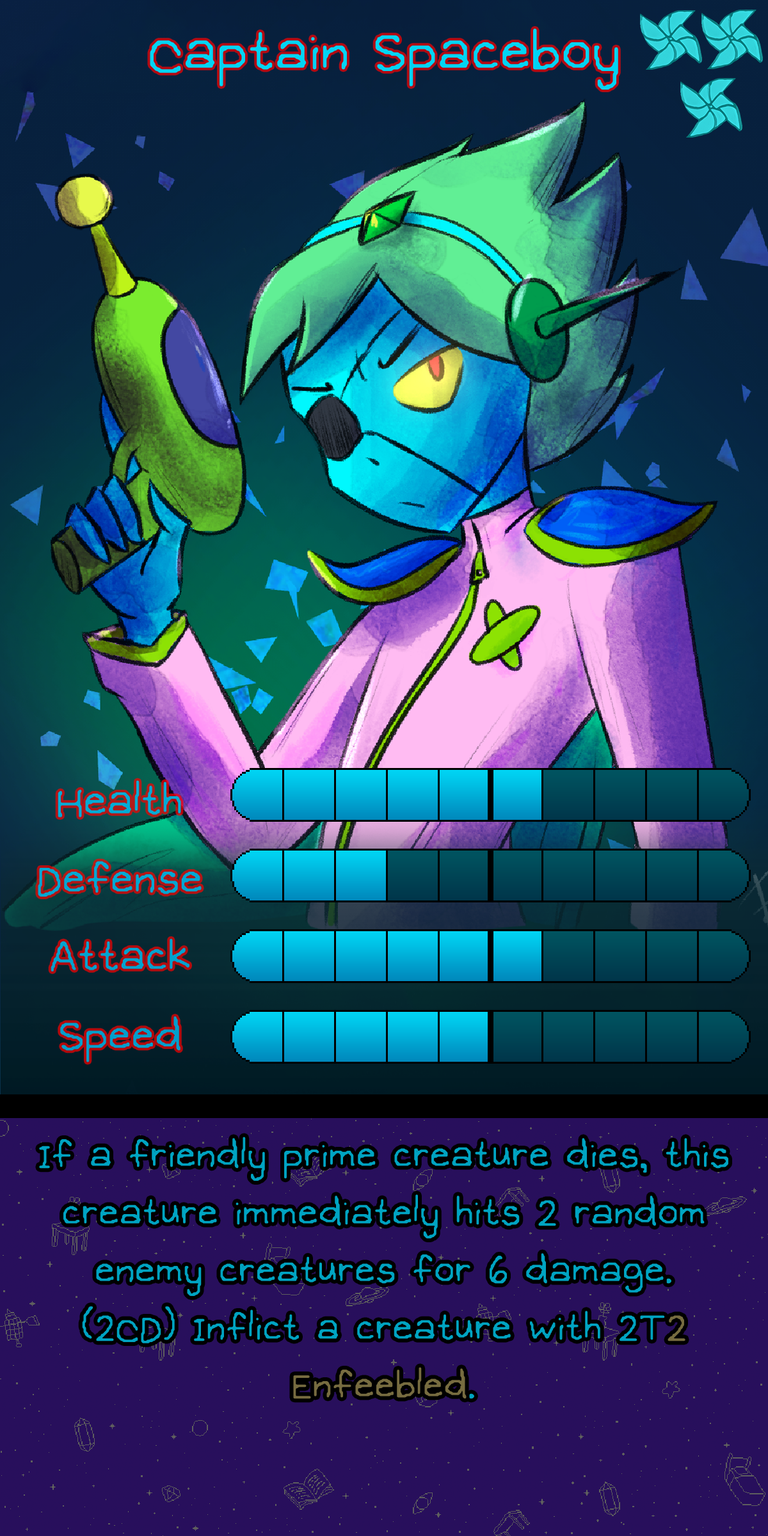
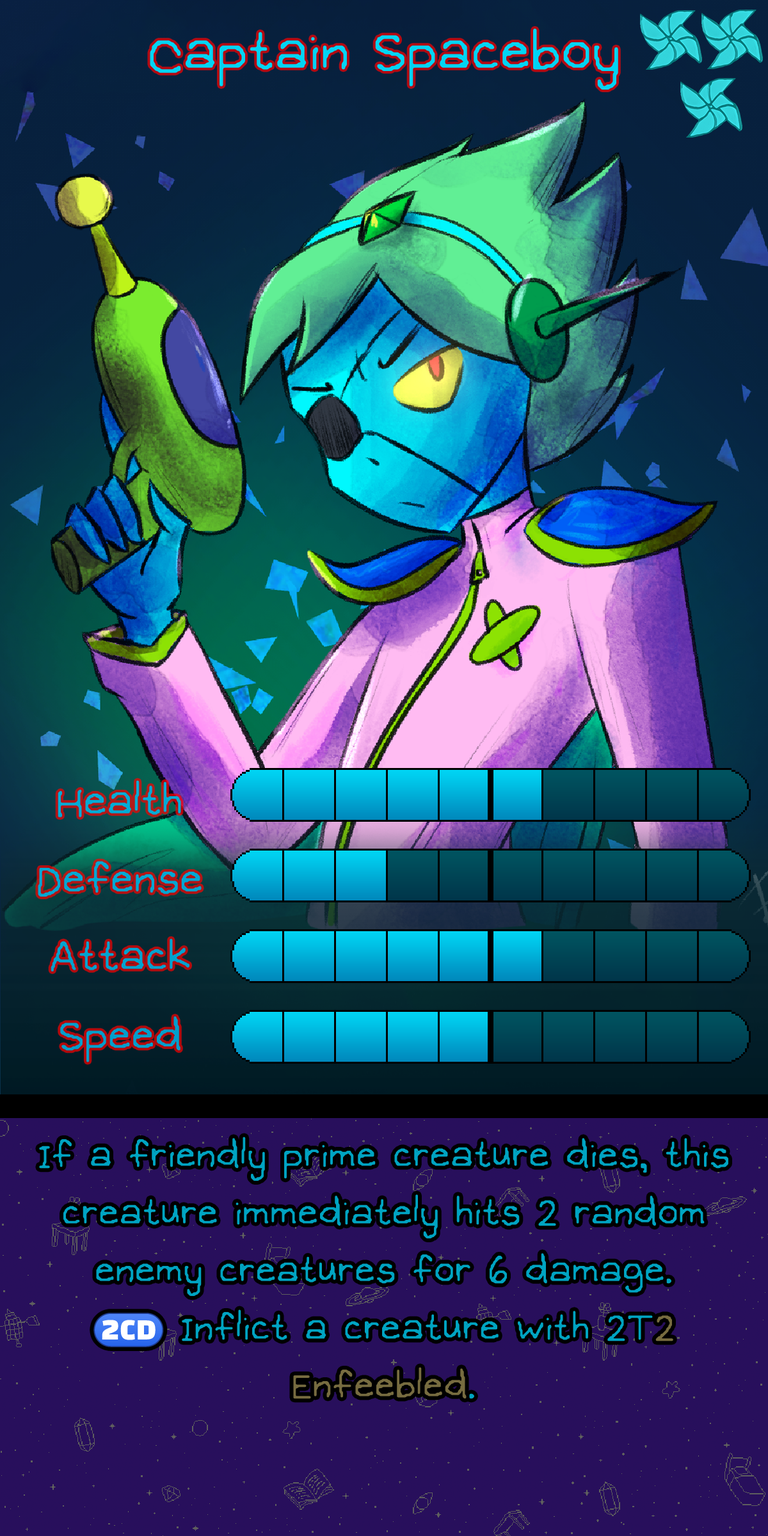
Layered file, before and after one edit (768px x 1536px). Changes by layer:
painted on "Ability" over [81, 1306, 686, 1387]
